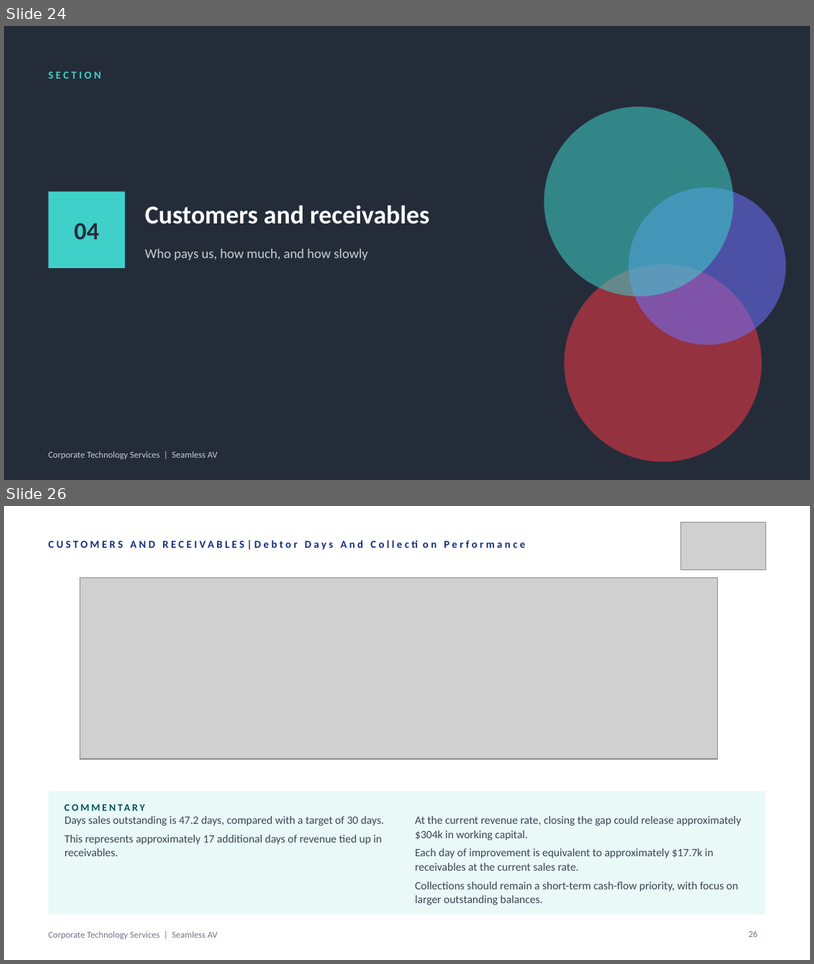
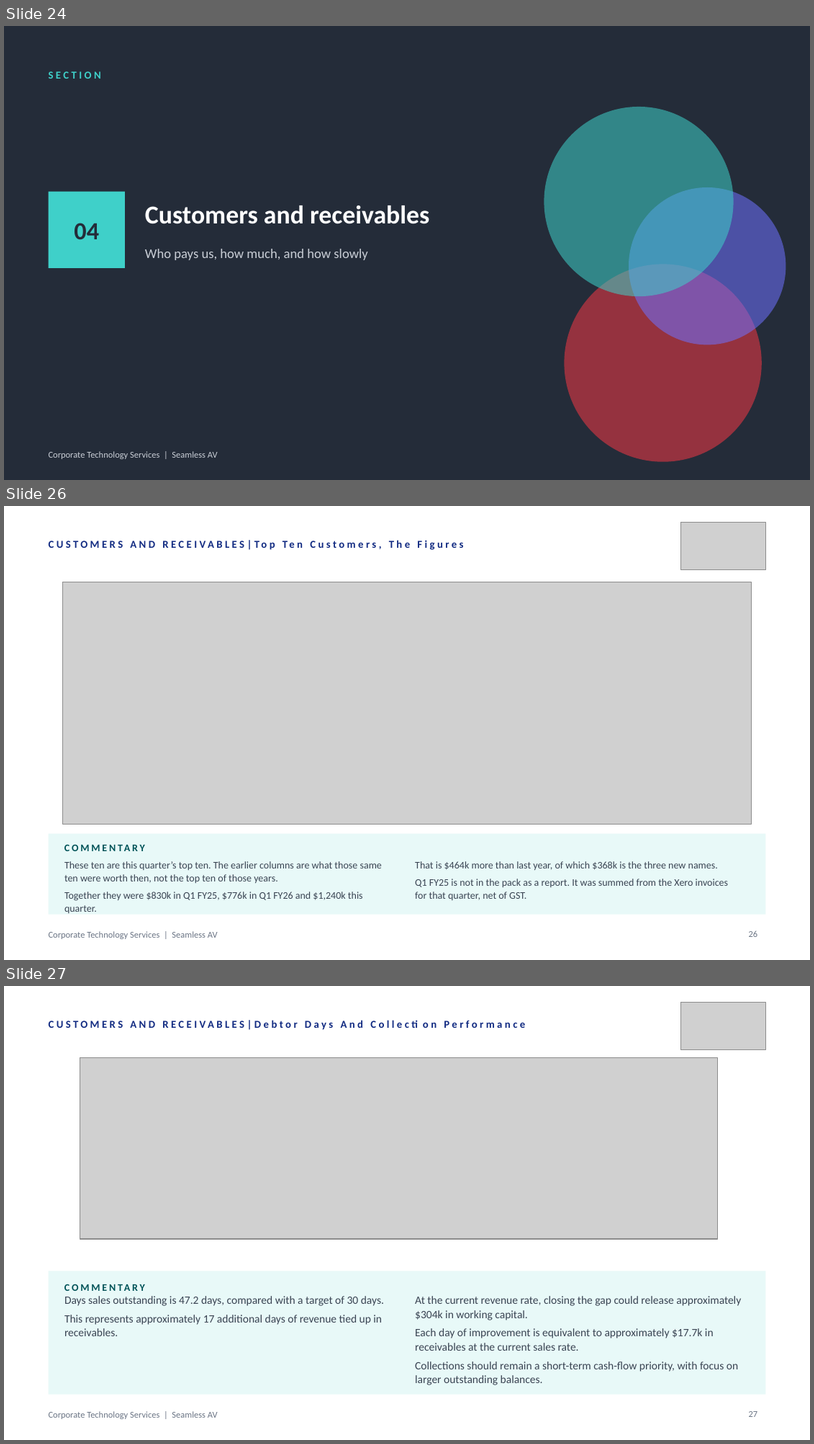
Before and after one commit to WesleyNelson-O33/Claude, a slide deck: deck/CTS Quarterly Business Review - Q1 FY2027.pptx. Shown one above the other, each under a label of ours: slides 24 and 26 before the commit, slides 24, 26 and 27 after it; the slides between them are not shown. The pictures are 814x964 and 814x1444 pixels, drawn with LibreOffice and Linux fonts; fonts in the diff are those of the drawing; grey boxes stand for pictures. Boxes give left, top, right and bottom in pixels: in the first picture for what was removed or moved away, otherwise in the second. Text is boxed around its words. In the diff, an @@ line names an element or a change of style, - is before the commit and + after.

```diff
--- a/deck/CTS Quarterly Business Review - Q1 FY2027.pptx
+++ b/deck/CTS Quarterly Business Review - Q1 FY2027.pptx
@@ slide 26 added at bbox=[4, 506, 810, 960], background #FFFFFF; not listed: 1 template element that a slide beside it also shows @@
@@ picture added at bbox=[682, 522, 766, 569] @@
@@ text added at bbox=[49, 538, 613, 562], 9.5 pt, text #122B82, bold @@
+CUSTOMERS AND RECEIVABLES|Top Ten Customers, The Figures
@@ picture added at bbox=[63, 582, 751, 824] @@
@@ rectangle added at bbox=[49, 834, 766, 914], fill #E8F9F8 @@
@@ text added at bbox=[64, 838, 306, 856], 9 pt, text #005358, bold @@
+COMMENTARY
@@ text added at bbox=[64, 861, 382, 913], 9 pt, text #3A4453 @@
+These ten are this quarter’s top ten. The earlier columns are what those same ten were worth then, not the top ten of those years.
+Together they were $830k in Q1 FY25, $776k in Q1 FY26 and $1,240k this quarter.
@@ text added at bbox=[415, 861, 729, 900], 9 pt, text #3A4453 @@
+That is $464k more than last year, of which $368k is the three new names.
+Q1 FY25 is not in the pack as a report. It was summed from the Xero invoices for that quarter, net of GST.
@@ page number added at bbox=[749, 930, 759, 937], 8 pt, text #6B7585 @@
+26
@@ what was slide 26 is now slide 27 @@
@@ page number at bbox=[749, 1411, 759, 1417]: text changed @@
-26
+27
```
Also in this commit, not shown: 1 slide changed, 1 other slide added, 1 slide removed, 10 other files.
